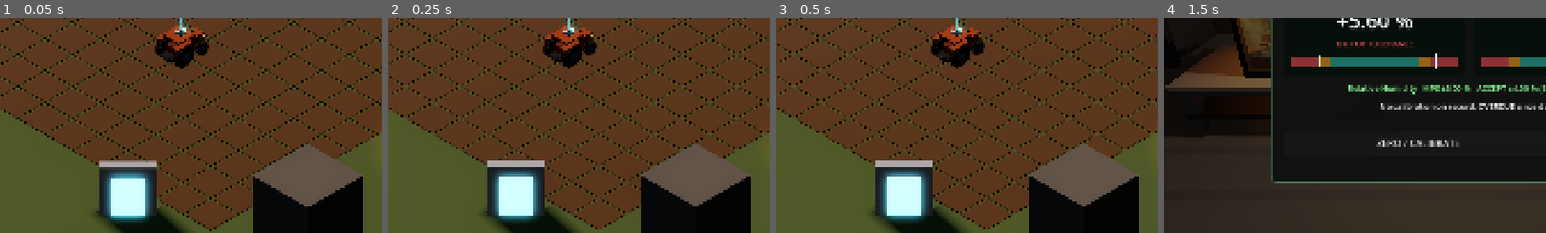
Above: before the commit, frames 1-4 (left to right).
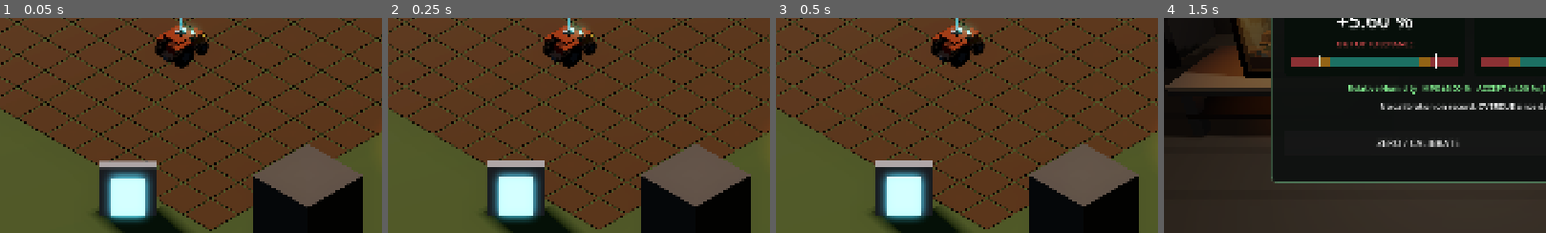
Above: after the commit, the same moments.

Repository: xlockeddown-glitch/out-of-spec
Game: Godot game, scene res://scenes/main_farm.tscn
The game is run twice, just before and just after one commit, with the same random seed, the same clock (stepped at 60 frames per second) and the same inputs.
Inputs (mouse positions are % of the whole screen's width and height, from its top left):
- Up to frame 1 (0.05 s): no input
- Up to frame 2 (0.25 s): no input
- Up to frame 3 (0.5 s): no input
- Up to frame 4 (1.5 s): click "ENTER DOME [Tab]" at 0.5 s; tap Enter at 1.25 s; move the mouse to (72, 45) at 1.27 s; hold D (rover_steer_right) from 1.28 s (still down); hold E (interact) from 1.28 s (still down); click (72, 45) at 1.42 s
The pictures show only the part of the screen within x 10-60%, y 41-91%; the shares and areas given below are measured in that part.

The runs differ from the first frame. In frame 1, 0.1% of the frame differs, in the area x 48-52%, y 3-9%; in frame 2, 0.1%; in frame 3, 0.1%; in frame 4, nothing differs.

Commit message:
Cab readout on the roof where the gameplay camera sees it
GPT's review of #17: the dash spot was hidden from the iso camera by the
cab (greybox) and the roof (voxel models). The readout now sits on the
roof's front-right corner, clear of the uplink beam, and moves to the
greybox cab roof when no model is loaded. Visibility checked by ray tests
from the iso camera at all 8 rover headings and by a render. The
coordinates are flagged as a placement choice in the docs.

Co-Authored-By: Claude Opus 5.5 <noreply@anthropic.com>

Diff:
--- a/scenes/main_farm.tscn
+++ b/scenes/main_farm.tscn
@@ -419,11 +419,12 @@
 height = 0.6
 material = SubResource("MatDark")
 
-[node name="CabReadout" type="MeshInstance3D" parent="WorldView/WorldViewport/World/Rover"]
-transform = Transform3D(1, 0, 0, 0, 1, 0, 0, 0, 1, 0, 0.95, -0.05)
+[node name="CabReadout" type="MeshInstance3D" parent="WorldView/WorldViewport/World/Rover" node_paths=PackedStringArray("model_slot")]
+transform = Transform3D(1, 0, 0, 0, 1, 0, 0, 0, 1, 0.45, 1.55, -0.2)
 cast_shadow = 0
 mesh = SubResource("CabReadoutMesh")
 script = ExtResource("15_readout")
+model_slot = NodePath("../VisualRoot")
 
 [node name="Antenna" type="Marker3D" parent="WorldView/WorldViewport/World/Rover" unique_id=752251794]
 transform = Transform3D(1, 0, 0, 0, 1, 0, 0, 0, 1, 0.22, 1.88, 0.38)
--- a/scripts/rover/cab_readout.gd
+++ b/scripts/rover/cab_readout.gd
@@ -1,14 +1,22 @@
 class_name CabReadout
 extends MeshInstance3D
-## Steering-band readout on the tractor's cab dash, just behind the windshield.
-## The model leaves this spot empty (state LEDs are game-driven, see
-## docs/art/voxel_models.md), so this mesh sits outside the ModelSlot and shows
-## over both the greybox and the voxel model. Colored by GameState.steering:
+## Steering-band readout on the tractor's cab roof, at its front-right corner, where
+## the gameplay camera sees it at every rover heading. State LEDs are game-driven
+## (see docs/art/voxel_models.md), so this mesh sits outside the ModelSlot and
+## moves to the roof that is showing: the voxel roof or the greybox cab roof. Colored by GameState.steering:
 ## teal in tolerance, amber in the guard band, red blinking when out of tolerance
 ## (same rule as the terrarium LED).
 
 const BLINK_HZ: float = 2.5
 const EMISSION_ENERGY: float = 3.0
+
+## The rover's ModelSlot. Picks which roof the readout sits on.
+@export var model_slot: ModelSlot
+## Rover-local center on the voxel tractor roof (1.5 m top). Placement choice,
+## not from a spec: checked visible from the iso camera at all 8 headings.
+@export var model_position: Vector3 = Vector3(0.45, 1.55, -0.2)
+## Rover-local center on the greybox cab roof (1.65 m top), used without a model.
+@export var greybox_position: Vector3 = Vector3(0.4, 1.7, 0.1)
 
 var _mat := StandardMaterial3D.new()
 var _time: float = 0.0
@@ -18,6 +26,7 @@
 	_mat.emission_enabled = true
 	_mat.emission_energy_multiplier = EMISSION_ENERGY
 	material_override = _mat
+	position = model_position if model_slot != null and model_slot.has_model() else greybox_position
 	_refresh()
 
 
Not shown, changed: docs/art/voxel_models.md
